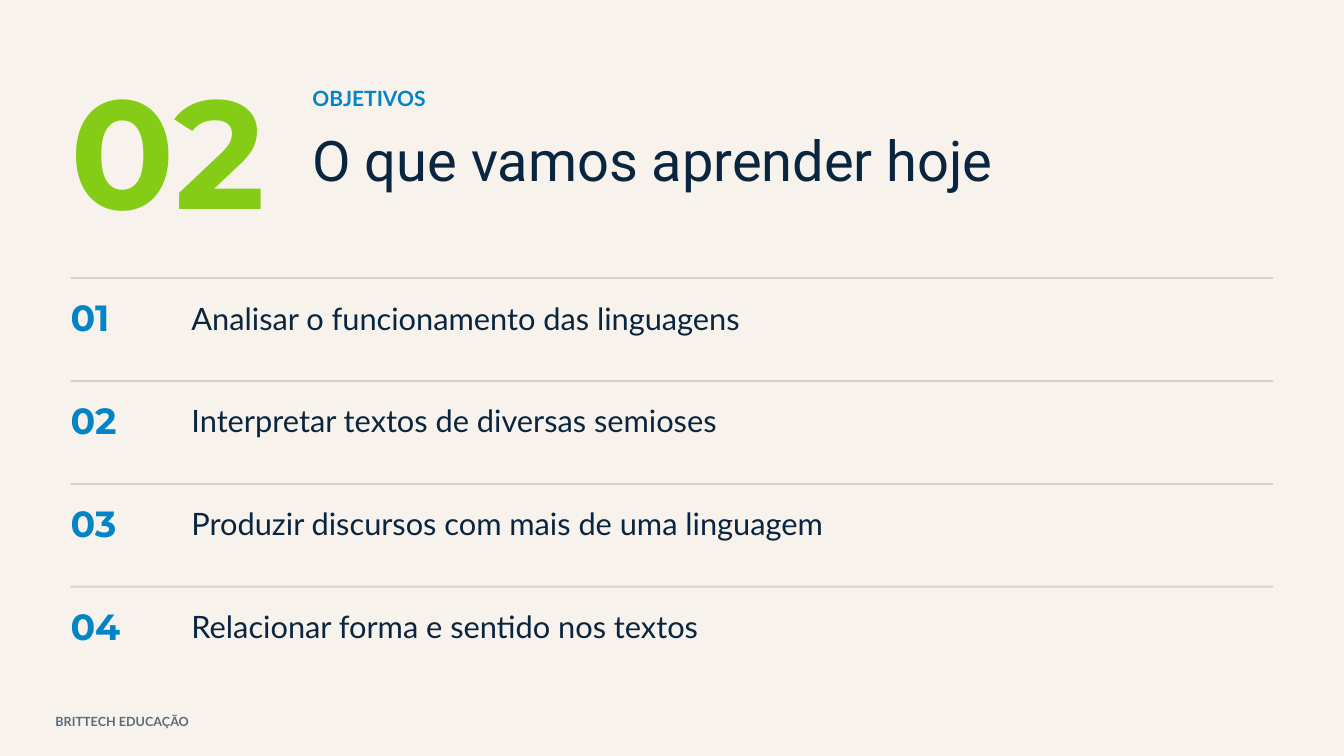
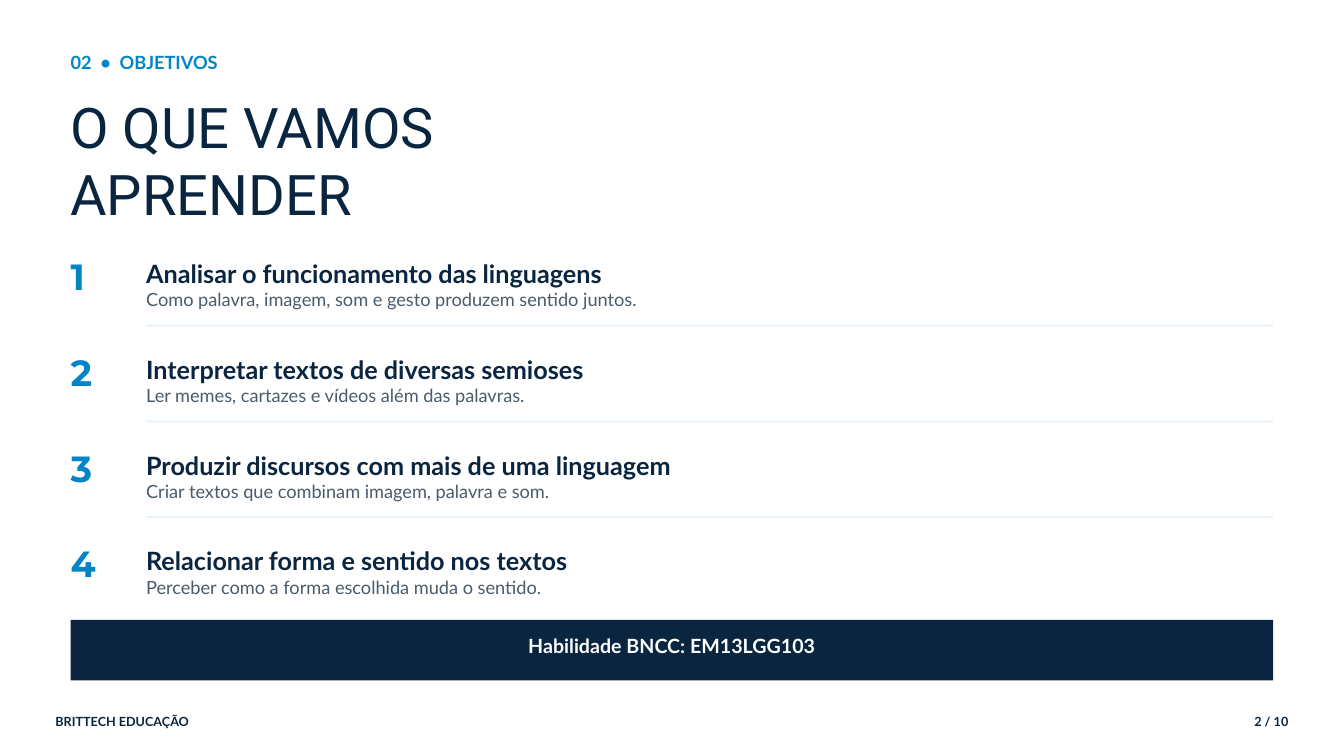
Before and after one commit to thiagollipe-web/brittech-educacao-aulas, a slide deck: slide 2 of ensino-medio/lingua-portuguesa-1serie-linguagens-semioses.pptx. Drawn at 1344x756 pixels with LibreOffice and Linux fonts; fonts in the diff are those of the drawing. Boxes give left, top, right and bottom in pixels: in the first picture for what was removed or moved away, otherwise in the second. Text is boxed around its words. In the diff, an @@ line names an element or a change of style, - is before the commit and + after.

```diff
--- a/ensino-medio/lingua-portuguesa-1serie-linguagens-semioses.pptx
+++ b/ensino-medio/lingua-portuguesa-1serie-linguagens-semioses.pptx
@@ rectangle removed at bbox=[0, 0, 1344, 756] @@
@@ text at bbox=[71, 55, 218, 69]: text changed; size 110 to 13 pt; font Montserrat to Lato; text colour #84CC16 to #0284C7 @@
-02
+02 • OBJETIVOS
@@ text at bbox=[71, 107, 434, 215]: text changed @@
-O que vamos aprender hoje
+O QUE VAMOS
+APRENDER
@@ text removed at bbox=[312, 90, 425, 106] @@
-OBJETIVOS
@@ text at bbox=[71, 264, 85, 290]: text changed @@
-01
+1
@@ text at bbox=[146, 264, 602, 288]: size 22 to 18 pt, bold on in "Analisar o funcionamento das linguagens"; line spacing 1 to 1.05; less space between paragraphs @@
@@ text "Analisar o funcionamento das linguagens": place and size @@
-text "Analisar o funcionamento das linguagens" at bbox=[191, 307, 740, 336]
+text "Analisar o funcionamento das linguagens" at bbox=[146, 264, 636, 310]
@@ rectangle removed at bbox=[71, 277, 1273, 279] @@
@@ text at bbox=[146, 292, 636, 310]: paragraph added @@
+Como palavra, imagem, som e gesto produzem sentido juntos.
@@ rectangle: place and size @@
-rectangle at bbox=[71, 380, 1273, 382]
+rectangle at bbox=[146, 325, 1273, 327]
@@ text "Interpretar textos de diversas semioses": place and size @@
-text "Interpretar textos de diversas semioses" at bbox=[191, 409, 717, 438]
+text "Interpretar textos de diversas semioses" at bbox=[146, 360, 583, 405]
@@ text at bbox=[71, 360, 92, 386]: text changed @@
-02
+2
@@ text at bbox=[146, 388, 524, 405]: paragraph added @@
+Ler memes, cartazes e vídeos além das palavras.
@@ text at bbox=[146, 360, 583, 384]: size 22 to 18 pt, bold on in "Interpretar textos de diversas semioses"; line spacing 1 to 1.05; less space between paragraphs @@
@@ text "Produzir discursos com mais de ...": place and size @@
-text "Produzir discursos com mais de ..." at bbox=[191, 512, 822, 541]
+text "Produzir discursos com mais de ..." at bbox=[146, 456, 671, 502]
@@ rectangle: place and size @@
-rectangle at bbox=[71, 483, 1273, 485]
+rectangle at bbox=[146, 420, 1273, 422]
@@ text at bbox=[71, 456, 93, 483]: text changed @@
-03
+3
@@ text at bbox=[146, 456, 671, 479]: size 22 to 18 pt, bold on in "Produzir discursos com mais de uma linguagem"; line spacing 1 to 1.05; less space between paragraphs @@
@@ text at bbox=[146, 484, 549, 502]: paragraph added @@
+Criar textos que combinam imagem, palavra e som.
@@ fill #D8D2C4 to #EAF3FA in 3 elements at bbox=[146, 325, 1273, 327], bbox=[146, 420, 1273, 422], bbox=[146, 516, 1273, 518] @@
@@ rectangle: place and size @@
-rectangle at bbox=[71, 586, 1273, 588]
+rectangle at bbox=[146, 516, 1273, 518]
@@ text at bbox=[71, 551, 96, 577]: text changed @@
-04
+4
@@ text at bbox=[146, 551, 568, 571]: size 22 to 18 pt, bold on in "Relacionar forma e sentido nos textos"; line spacing 1 to 1.05; less space between paragraphs @@
@@ text "Relacionar forma e sentido nos ...": place and size @@
-text "Relacionar forma e sentido nos ..." at bbox=[191, 615, 698, 639]
+text "Relacionar forma e sentido nos ..." at bbox=[146, 551, 568, 594]
@@ text at bbox=[146, 580, 541, 594]: paragraph added @@
+Perceber como a forma escolhida muda o sentido.
@@ rectangle added at bbox=[71, 620, 1273, 681], fill #0A2540 @@
@@ text added at bbox=[528, 638, 815, 653], 14 pt, text #FFFFFF, bold @@
+Habilidade BNCC: EM13LGG103
@@ text "BRITTECH EDUCAÇÃO" at bbox=[55, 716, 189, 729]: text colour #5A6B7D to #0A2540; line spacing 1 to 1.05; less space between paragraphs @@
@@ text added at bbox=[1254, 716, 1289, 726], 9 pt, text #0A2540, bold @@
+2 / 10
```
Also in this commit, not shown: 3 other slides changed, 6 slides added, 4 slides removed, 4 other files.
